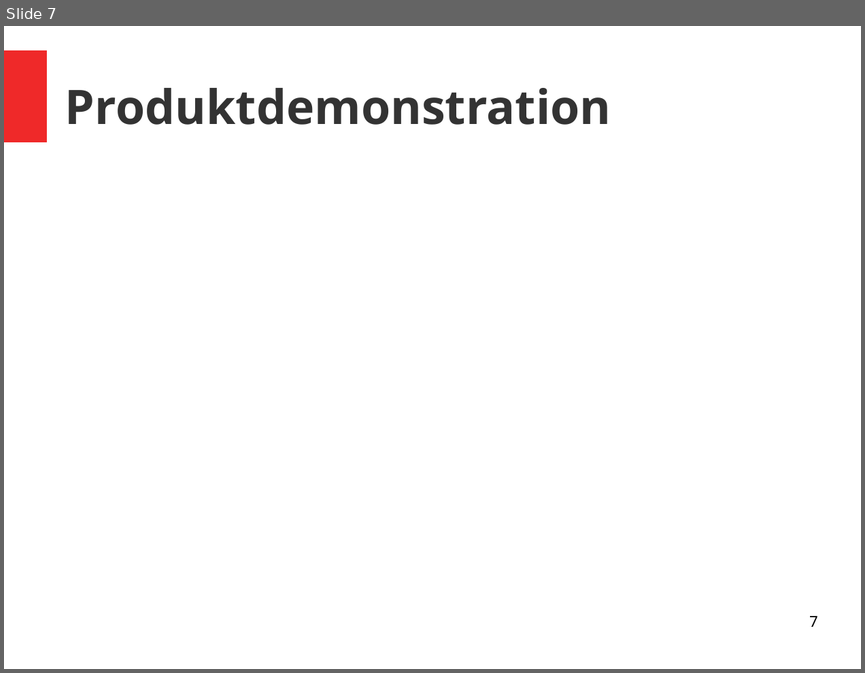
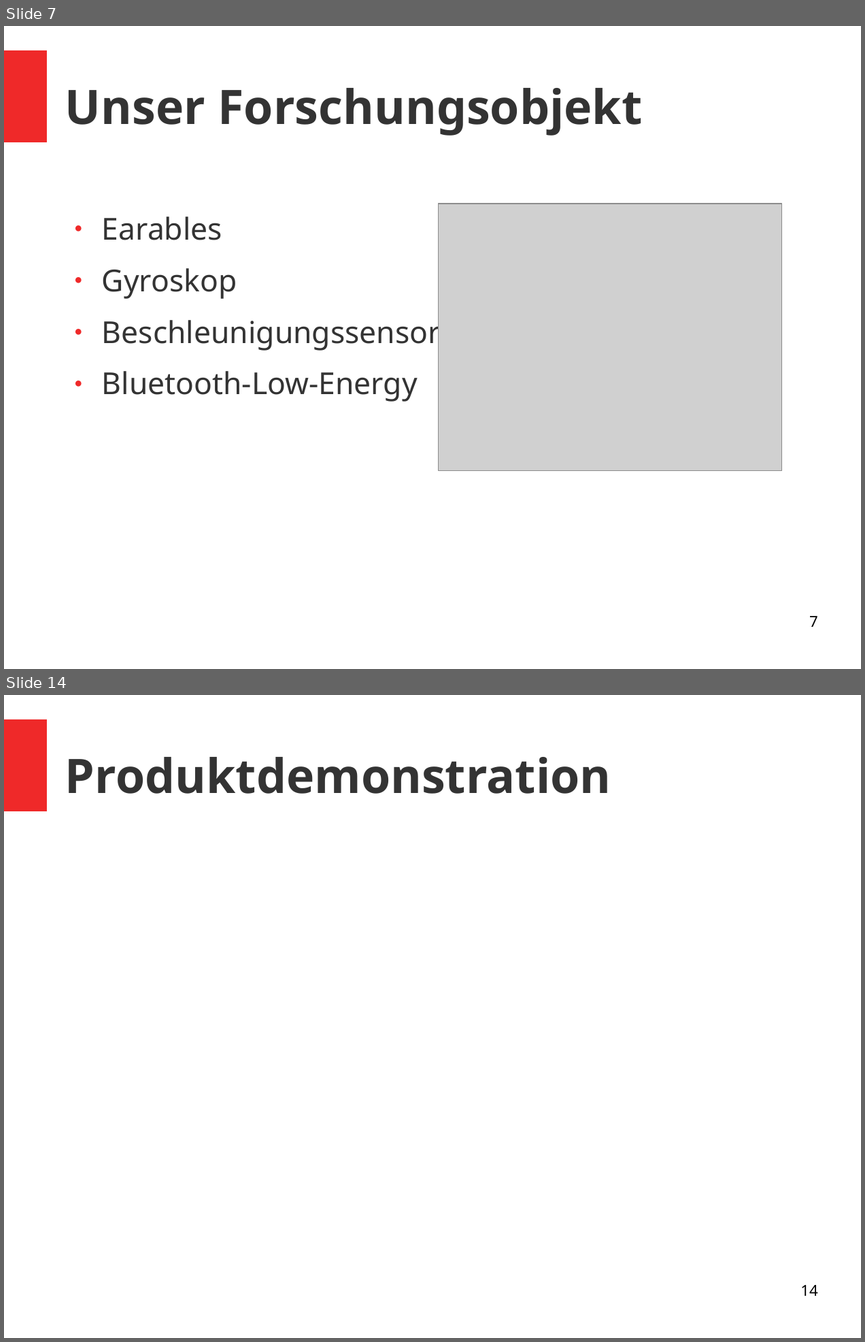
Before and after one commit to vlle1/dokumente-earablesKIT, a slide deck: Abschlusspräsi/Abschlusspräsi.odp. Shown one above the other, each under a label of ours: slide 7 before the commit, slides 7 and 14 after it; the slides between them are not shown. The pictures are 865x673 and 865x1342 pixels, drawn with LibreOffice and Linux fonts; fonts in the diff are those of the drawing; grey boxes stand for pictures. Boxes give left, top, right and bottom in pixels: in the first picture for what was removed or moved away, otherwise in the second. Text is boxed around its words. In the diff, an @@ line names an element or a change of style, - is before the commit and + after.

```diff
--- a/Abschlusspräsi/Abschlusspräsi.odp
+++ b/Abschlusspräsi/Abschlusspräsi.odp
@@ slide 7 added at [4,26,861,669], background #FFFFFF; not listed: 1 template element that a slide beside it also shows @@
@@ title added at [65,88,643,135], 44 pt, text #333333, bold @@
+Unser Forschungsobjekt
@@ picture added at [439,203,783,470] @@
@@ text added at [102,216,441,401], 28 pt, text #333333 @@
+● Earables
+● Gyroskop
+● Beschleunigungssensor
+● Bluetooth-Low-Energy
@@ page number added at [809,616,818,626], 14 pt, text #000000 @@
+7
@@ what was slide 7 is now slide 14 @@
@@ page number at [800,1285,817,1295]: text changed @@
-7
+14
```
Also in this commit, not shown: 7 slides changed, 12 other slides added, 2 slides removed, 7 other files.
